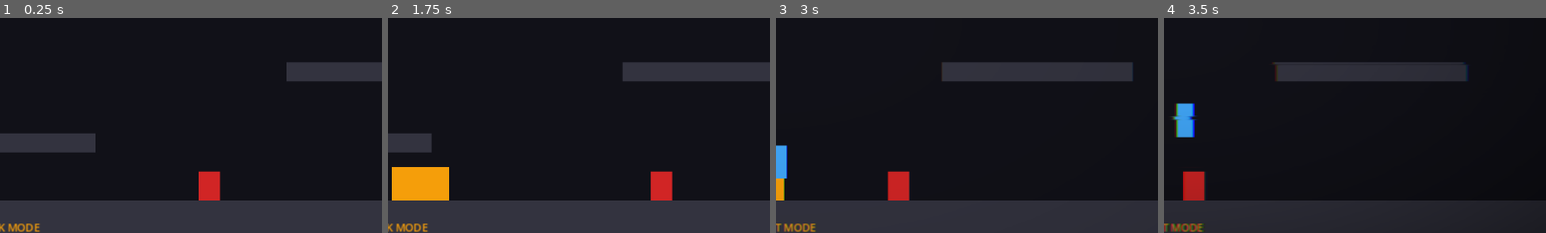
Above: before the commit, frames 1-4 (left to right).
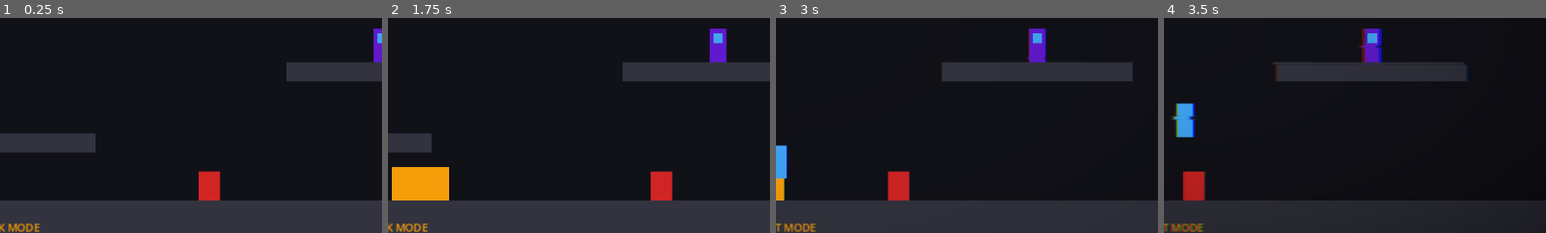
Above: after the commit, the same moments.

Repository: readycheck-studios/steeleternal
Game: Godot game, scene res://scenes/levels/TestRoom.tscn
Same seed, same stepped clock (60 frames per second), same inputs: the game is played once before the commit and once after it.
Inputs (mouse positions are % of the whole screen's width and height, from its top left):
- Up to frame 1 (0.25 s): no input
- Up to frame 2 (1.75 s): move the mouse to (72, 45) at 0.52 s; hold Q (p_utility) 0.53-1.28 s; hold D (p_move_right) from 0.53 s (still down); tap W (p_jump) at 0.77, 0.8, 1.07, 1.35, 1.52 s; move the mouse to (30, 55) at 1.27 s; tap Q (p_utility) at 1.55 s
- Up to frame 3 (3 s): tap W (p_jump) at 1.82, 2.3 s; move the mouse to (60, 28) at 2.02 s; release D (p_move_right) at 2.03 s; press the mouse at (60, 28) at 2.03 s; hold A (p_move_left) 2.03-2.78 s; move the mouse to (45, 70) at 2.77 s; release the mouse at (45, 70) at 2.78 s; hold D (p_move_right) from 2.78 s (still down); tap Space (p_interact) at 2.85 s
- Up to frame 4 (3.5 s): keep holding D (p_move_right); tap W (p_jump) at 3.02, 3.32 s; tap Q (p_utility) at 3.05 s
The pictures show only the part of the screen within x 50-100%, y 49-99%; the shares and areas given below are measured in that part.

The runs differ from the first frame. In frame 1, 0.4% of the frame differs, in the area x 97-100%, y 4-21%; in frame 2, 0.7%; in frame 3, 0.8%; in frame 4, 0.9%, in the area x 51-58%, y 4-22%.

Commit message:
feat: Synaptic Bypass hacking mini-game (Milestone 4)
Implements the full Synaptic Bypass flow:
- hacking_minigame.gd: real-time waveform alignment game rendered in
  world space above Jason. Player tunes Amplitude (W/S), Frequency
  (A/D), Phase (Q/E) to match the target sine wave. 1.5s continuous
  match within 13% avg error = success. Emits hack_succeeded /
  hack_cancelled signals.
- hacking_terminal.gd / HackingTerminal.tscn: violet in-world terminal.
  Adds itself to "hackable" group; starts mini-game as child of Jason on
  interact. Turns green on success.
- player_manager.gd: detects nearby terminals on interact (40px radius),
  locks/unlocks _is_hacking state, cancels active hack on re-press.
- jason.gd: is_hacking flag freezes movement and jump while hacking.
- project.godot: added h_amp_down (S) and h_phase_right (E) input actions.
- TestRoom.tscn: HackingTerminal placed on Platform_B at (640, 198).

Co-Authored-By: Claude Sonnet 4.6 <noreply@anthropic.com>

Diff:
--- a/godot/project.godot
+++ b/godot/project.godot
@@ -4,16 +4,20 @@
 ;
 ; Format:
 ;   [section] ; section goes between []
-;   param=value ; assigned values
+;   param=value ; assign values to parameters
 
 config_version=5
+
+[animation]
+
+compatibility/default_parent_skeleton_in_mesh_instance_3d=true
 
 [application]
 
 config/name="Steel Eternal"
 config/description="A 2D Rogue-Vania. Dual gameplay: N.O.V.A. Tank + Jason Pilot."
 run/main_scene="res://scenes/levels/TestRoom.tscn"
-config/features=PackedStringArray("4.3", "GL Compatibility")
+config/features=PackedStringArray("4.6", "GL Compatibility")
 config/icon="res://icon.svg"
 
 [autoload]
@@ -28,37 +32,53 @@
 window/size/window_width_override=1280
 window/size/window_height_override=720
 window/stretch/mode="canvas_items"
-window/stretch/aspect="keep"
 
 [input]
 
 p_move_left={
 "deadzone": 0.5,
-"events": [Object(InputEventKey,"resource_local_to_scene":fa …(210 unchanged characters)… "location":0,"echo":false,"script":null)]
+"events": [Object(InputEventKey,"resource_local_to_scene":fa …(210 unchanged characters)… "location":0,"echo":false,"script":null)
+]
 }
 p_move_right={
 "deadzone": 0.5,
-"events": [Object(InputEventKey,"resource_local_to_scene":fa …(211 unchanged characters)… "location":0,"echo":false,"script":null)]
+"events": [Object(InputEventKey,"resource_local_to_scene":fa …(211 unchanged characters)… "location":0,"echo":false,"script":null)
+]
 }
 p_jump={
 "deadzone": 0.5,
-"events": [Object(InputEventKey,"resource_local_to_scene":fa …(211 unchanged characters)… "location":0,"echo":false,"script":null)]
+"events": [Object(InputEventKey,"resource_local_to_scene":fa …(211 unchanged characters)… "location":0,"echo":false,"script":null)
+]
 }
 p_interact={
 "deadzone": 0.5,
-"events": [Object(InputEventKey,"resource_local_to_scene":fa …(210 unchanged characters)… "location":0,"echo":false,"script":null)]
+"events": [Object(InputEventKey,"resource_local_to_scene":fa …(210 unchanged characters)… "location":0,"echo":false,"script":null)
+]
 }
 p_attack={
 "deadzone": 0.5,
-"events": [Object(InputEventMouseButton,"resource_local_to_s …(109 unchanged characters)… sed":false,"meta_pressed":false,"button_index":1,"factor":1.0,"pressed":false,"script":null)]
+"events": [Object(InputEventMouseButton,"resource_local_to_s …(109 unchanged characters)… sed":false,"meta_pressed":false,"button_mask":0,"position":Vector2(0, 0),"global_position":Vector2(0, 0),"factor":1.0,"button_index":1,"canceled":false,"pressed":false,"double_click":false,"script":null)
+]
 }
 p_dash={
 "deadzone": 0.5,
-"events": [Object(InputEventKey,"resource_local_to_scene":fa …(214 unchanged characters)… "location":0,"echo":false,"script":null)]
+"events": [Object(InputEventKey,"resource_local_to_scene":fa …(214 unchanged characters)… "location":0,"echo":false,"script":null)
+]
 }
 p_utility={
 "deadzone": 0.5,
-"events": [Object(InputEventKey,"resource_local_to_scene":fa …(211 unchanged characters)… "location":0,"echo":false,"script":null)]
+"events": [Object(InputEventKey,"resource_local_to_scene":fa …(211 unchanged characters)… "location":0,"echo":false,"script":null)
+]
+}
+h_amp_down={
+"deadzone": 0.5,
+"events": [Object(InputEventKey,"resource_local_to_scene":false,"resource_name":"","device":-1,"window_id":0,"alt_pressed":false,"shift_pressed":false,"ctrl_pressed":false,"meta_pressed":false,"pressed":false,"keycode":0,"physical_keycode":83,"key_label":0,"unicode":115,"location":0,"echo":false,"script":null)
+]
+}
+h_phase_right={
+"deadzone": 0.5,
+"events": [Object(InputEventKey,"resource_local_to_scene":false,"resource_name":"","device":-1,"window_id":0,"alt_pressed":false,"shift_pressed":false,"ctrl_pressed":false,"meta_pressed":false,"pressed":false,"keycode":0,"physical_keycode":69,"key_label":0,"unicode":101,"location":0,"echo":false,"script":null)
+]
 }
 
 [layer_names]
--- a/godot/scenes/levels/TestRoom.tscn
+++ b/godot/scenes/levels/TestRoom.tscn
@@ -1,8 +1,9 @@
-[gd_scene load_steps=7 format=3]
+[gd_scene load_steps=8 format=3]
 
 [ext_resource type="PackedScene" path="res://scenes/player/PlayerRoot.tscn" id="1_player"]
 [ext_resource type="PackedScene" path="res://scenes/ui/HUD.tscn" id="2_hud"]
 [ext_resource type="PackedScene" path="res://scenes/enemies/Grunt.tscn" id="3_grunt"]
+[ext_resource type="PackedScene" path="res://scenes/quantum/HackingTerminal.tscn" id="4_terminal"]
 
 [sub_resource type="RectangleShape2D" id="RectangleShape2D_floor"]
 size = Vector2(1920, 32)
@@ -120,3 +121,7 @@
 
 [node name="Grunt_3" parent="." instance=ExtResource("3_grunt")]
 position = Vector2(1300, 300)
+
+; Hacking terminal on Platform_B — disembark Jason and walk right to test the minigame
+[node name="HackingTerminal" parent="." instance=ExtResource("4_terminal")]
+position = Vector2(640, 198)
--- /dev/null
+++ b/godot/scenes/quantum/HackingTerminal.tscn
@@ -0,0 +1,29 @@
+[gd_scene load_steps=4 format=3]
+
+[ext_resource type="Script" path="res://scripts/quantum/hacking_terminal.gd" id="1_terminal"]
+[ext_resource type="PackedScene" path="res://scenes/ui/HackingMinigame.tscn" id="2_minigame"]
+
+[sub_resource type="RectangleShape2D" id="RectangleShape2D_terminal"]
+size = Vector2(14, 28)
+
+[node name="HackingTerminal" type="Node2D"]
+script = ExtResource("1_terminal")
+minigame_scene = ExtResource("2_minigame")
+
+; Violet terminal block — placeholder for a console/panel asset
+[node name="Visual" type="Polygon2D" parent="."]
+polygon = PackedVector2Array(-7, -14, 7, -14, 7, 14, -7, 14)
+color = Color(0.38, 0.10, 0.80, 1.0)
+
+; Small screen detail
+[node name="Screen" type="Polygon2D" parent="."]
+polygon = PackedVector2Array(-4, -10, 4, -10, 4, -2, -4, -2)
+color = Color(0.20, 0.88, 1.00, 0.70)
+
+; Interact prompt — shown when Jason is in range
+[node name="PromptLabel" type="Label" parent="."]
+position = Vector2(-20, -28)
+text = "[SPACE]"
+theme_override_font_sizes/font_size = 7
+theme_override_colors/font_color = Color(0.961, 0.620, 0.043, 1.0)
+visible = false
--- /dev/null
+++ b/godot/scenes/ui/HackingMinigame.tscn
@@ -0,0 +1,6 @@
+[gd_scene load_steps=2 format=3]
+
+[ext_resource type="Script" path="res://scripts/ui/hacking_minigame.gd" id="1_hack"]
+
+[node name="HackingMinigame" type="Node2D"]
+script = ExtResource("1_hack")
--- a/godot/scripts/player/jason.gd
+++ b/godot/scripts/player/jason.gd
@@ -14,6 +14,7 @@
 const MAX_HP: float = 30.0
 
 var hp: float = MAX_HP
+var is_hacking: bool = false
 
 var _coyote_timer: float = 0.0
 var _jump_buffer_timer: float = 0.0
@@ -57,11 +58,16 @@
 
 
 func _handle_movement() -> void:
+	if is_hacking:
+		velocity.x = 0.0
+		return
 	var dir := Input.get_axis("p_move_left", "p_move_right")
 	velocity.x = dir * MOVE_SPEED
 
 
 func _handle_jump() -> void:
+	if is_hacking:
+		return
 	var can_jump := is_on_floor() or _coyote_timer > 0.0
 	if _jump_buffer_timer > 0.0 and can_jump:
 		velocity.y = JUMP_VELOCITY
--- a/godot/scripts/player/player_manager.gd
+++ b/godot/scripts/player/player_manager.gd
@@ -13,6 +13,7 @@
 
 var active_pawn: Pawn = Pawn.NOVA
 var _run_over: bool = false
+var _is_hacking: bool = false
 var _shake_intensity: float = 0.0
 
 const SHAKE_DECAY: float = 10.0
@@ -28,6 +29,9 @@
 	Events.on_tank_stalled.connect(_on_tank_stalled)
 	Events.on_run_ended.connect(_on_run_ended)
 	Events.on_screen_shake.connect(_on_screen_shake)
+	Events.on_hack_started.connect(func(_d): _is_hacking = true; jason.is_hacking = true)
+	Events.on_hack_completed.connect(func(): _is_hacking = false; jason.is_hacking = false)
+	Events.on_hack_failed.connect(func(): _is_hacking = false; jason.is_hacking = false)
 	# Deferred so all enemy _ready() calls finish connecting before this fires.
 	call_deferred("_emit_initial_pawn")
 
@@ -71,12 +75,32 @@
 			# Disembark: always allowed
 			_swap_to(Pawn.JASON)
 		Pawn.JASON:
+			# Cancel active hack
+			if _is_hacking:
+				var mg := jason.get_node_or_null("HackingMinigame")
+				if mg and mg.has_method("cancel"):
+					mg.cancel()
+				return
+			# Start hack if near a terminal
+			var terminal := _find_nearby_terminal()
+			if terminal:
+				terminal.start_hack(jason)
+				return
+			# Remount / restart N.O.V.A.
 			if jason.global_position.distance_to(nova.global_position) <= MOUNT_RADIUS:
 				if nova.is_stalled:
-					# Simplified restart — Quick-Fix rhythm mini-game comes later.
 					_emergency_restart_nova()
 				else:
 					_swap_to(Pawn.NOVA)
+
+
+func _find_nearby_terminal() -> Node:
+	const TERMINAL_RADIUS: float = 40.0
+	for terminal in get_tree().get_nodes_in_group("hackable"):
+		if not terminal.is_hacked and \
+		   jason.global_position.distance_to(terminal.global_position) <= TERMINAL_RADIUS:
+			return terminal
+	return null
 
 
 func _swap_to(target: Pawn) -> void:
--- /dev/null
+++ b/godot/scripts/quantum/hacking_terminal.gd
@@ -0,0 +1,55 @@
+# hacking_terminal.gd
+# An in-world terminal Jason can hack. Starts the Synaptic Bypass mini-game.
+# Add to group "hackable" so player_manager can detect it via scene tree query.
+extends Node2D
+
+@export var difficulty: int = 1
+@export var target_amplitude: float = 0.70
+@export var target_frequency: float = 2.50
+@export var target_phase: float = 1.00
+@export var minigame_scene: PackedScene = null
+
+var is_hacked: bool = false
+
+@onready var visual: Polygon2D = $Visual
+@onready var prompt_label: Label = $PromptLabel
+
+const HACKED_COLOR   := Color(0.20, 1.00, 0.40, 1.0)
+const UNHACKED_COLOR := Color(0.38, 0.10, 0.80, 1.0)
+
+
+func _ready() -> void:
+	add_to_group("hackable")
+	prompt_label.visible = false
+
+
+func show_prompt(visible_flag: bool) -> void:
+	prompt_label.visible = visible_flag and not is_hacked
+
+
+func start_hack(jason_node: Node2D) -> void:
+	if is_hacked or minigame_scene == null:
+		return
+
+	Events.on_hack_started.emit(difficulty)
+
+	var mg: Node2D = minigame_scene.instantiate()
+	jason_node.add_child(mg)
+	mg.position = Vector2(0, -88)
+	mg.setup(target_amplitude, target_frequency, target_phase)
+	mg.hack_succeeded.connect(_on_hack_succeeded)
+	mg.hack_cancelled.connect(_on_hack_cancelled)
+
+	prompt_label.visible = false
+
+
+func _on_hack_succeeded() -> void:
+	is_hacked = true
+	visual.color = HACKED_COLOR
+	Events.on_hack_completed.emit()
+	# TODO: trigger whatever this terminal unlocks (door, Quantum Core, etc.)
+
+
+func _on_hack_cancelled() -> void:
+	Events.on_hack_failed.emit()
+	show_prompt(true)
--- /dev/null
+++ b/godot/scripts/ui/hacking_minigame.gd
@@ -0,0 +1,146 @@
+# hacking_minigame.gd
+# Synaptic Bypass waveform mini-game. Rendered as a Node2D in world space
+# positioned above Jason — fully diegetic, world keeps running.
+#
+# Player tunes Amplitude (W/S), Frequency (A/D), Phase (Q/E) to match the
+# target sine wave. Success = average waveform error < MATCH_TOLERANCE for
+# SUCCESS_DURATION consecutive seconds.
+extends Node2D
+
+const DISPLAY_W: float = 140.0
+const DISPLAY_H: float = 60.0
+const WAVE_SAMPLES: int = 60
+
+const AMP_SPEED: float = 0.55
+const FREQ_SPEED: float = 1.8
+const PHASE_SPEED: float = 2.0
+
+const MATCH_TOLERANCE: float = 0.13  # Average normalised error threshold
+const SUCCESS_DURATION: float = 1.5
+
+# Colors
+const C_BG        := Color(0.04, 0.04, 0.09, 0.92)
+const C_BORDER    := Color(0.38, 0.15, 0.75, 0.85)
+const C_TARGET    := Color(0.961, 0.620, 0.043, 0.55)
+const C_PLAYER    := Color(0.20, 0.88, 1.00, 1.00)
+const C_MATCH_OK  := Color(0.20, 1.00, 0.40, 0.90)
+const C_MATCH_BAD := Color(0.75, 0.15, 0.15, 0.70)
+const C_TEXT      := Color(0.961, 0.620, 0.043, 0.80)
+
+var target_amplitude: float = 0.70
+var target_frequency: float = 2.50
+var target_phase: float = 1.00
+
+var player_amplitude: float = 0.30
+var player_frequency: float = 1.00
+var player_phase: float = 0.00
+
+var match_timer: float = 0.00
+var is_active: bool = false
+
+signal hack_succeeded
+signal hack_cancelled
+
+
+func setup(t_amp: float, t_freq: float, t_phase: float) -> void:
+	target_amplitude = t_amp
+	target_frequency = t_freq
+	target_phase = t_phase
+	is_active = true
+
+
+func cancel() -> void:
+	is_active = false
+	hack_cancelled.emit()
+	queue_free()
+
+
+func _process(delta: float) -> void:
+	if not is_active:
+		return
+	_handle_input(delta)
+	_check_match(delta)
+	queue_redraw()
+
+
+func _handle_input(delta: float) -> void:
+	# Amplitude — W up, S down
+	if Input.is_action_pressed("p_jump"):
+		player_amplitude = clampf(player_amplitude + AMP_SPEED * delta, 0.10, 1.00)
+	if Input.is_action_pressed("h_amp_down"):
+		player_amplitude = clampf(player_amplitude - AMP_SPEED * delta, 0.10, 1.00)
+
+	# Frequency — D up, A down
+	var freq_dir := Input.get_axis("p_move_left", "p_move_right")
+	player_frequency = clampf(player_frequency + freq_dir * FREQ_SPEED * delta, 0.50, 5.00)
+
+	# Phase shift — Q left, E right
+	if Input.is_action_pressed("p_utility"):
+		player_phase -= PHASE_SPEED * delta
+	if Input.is_action_pressed("h_phase_right"):
+		player_phase += PHASE_SPEED * delta
+
+
+func _check_match(delta: float) -> void:
+	var error := _compute_wave_error()
+	if error <= MATCH_TOLERANCE:
+		match_timer += delta
+		if match_timer >= SUCCESS_DURATION:
+			is_active = false
+			hack_succeeded.emit()
+			queue_free()
+	else:
+		match_timer = maxf(match_timer - delta * 0.5, 0.0)  # Decay slowly on mismatch
+
+
+func _compute_wave_error() -> float:
+	var total: float = 0.0
+	for i in WAVE_SAMPLES:
+		var t := float(i) / WAVE_SAMPLES
+		var ty := target_amplitude * sin(target_frequency * t * TAU + target_phase)
+		var py := player_amplitude * sin(player_frequency * t * TAU + player_phase)
+		total += absf(ty - py)
+	# Normalise: max possible error per sample is 2.0 (amps cancel perfectly wrong)
+	return (total / WAVE_SAMPLES) / 2.0
+
+
+func _draw() -> void:
+	var hw := DISPLAY_W * 0.5
+	var hh := DISPLAY_H * 0.5
+
+	# Background
+	draw_rect(Rect2(-hw, -hh, DISPLAY_W, DISPLAY_H), C_BG)
+	draw_rect(Rect2(-hw, -hh, DISPLAY_W, DISPLAY_H), C_BORDER, false, 1.0)
+
+	# Centre line
+	draw_line(Vector2(-hw, 0), Vector2(hw, 0), Color(0.3, 0.3, 0.4, 0.4), 0.5)
+
+	# Waves
+	_draw_sine_wave(target_amplitude, target_frequency, target_phase, C_TARGET, 1.2)
+	_draw_sine_wave(player_amplitude, player_frequency, player_phase, C_PLAYER, 1.8)
+
+	# Match progress bar
+	var error := _compute_wave_error()
+	var bar_color := C_MATCH_OK if error <= MATCH_TOLERANCE else C_MATCH_BAD
+	var bar_w := DISPLAY_W * clampf(match_timer / SUCCESS_DURATION, 0.0, 1.0)
+	draw_rect(Rect2(-hw, hh - 5, DISPLAY_W, 5), Color(0.1, 0.1, 0.15, 0.8))
+	if bar_w > 0.0:
+		draw_rect(Rect2(-hw, hh - 5, bar_w, 5), bar_color)
+
+	# Control hint (below panel)
+	draw_string(ThemeDB.fallback_font,
+		Vector2(-hw, hh + 12),
+		"W/S:AMP   A/D:FREQ   Q/E:PHASE",
+		HORIZONTAL_ALIGNMENT_LEFT, DISPLAY_W, 8, C_TEXT)
+
+
+func _draw_sine_wave(amp: float, freq: float, phase: float, color: Color, width: float) -> void:
+	var pts := PackedVector2Array()
+	var hw := DISPLAY_W * 0.5
+	var wave_scale := DISPLAY_H * 0.38
+	for i in WAVE_SAMPLES + 1:
+		var t := float(i) / WAVE_SAMPLES
+		var x := (t - 0.5) * DISPLAY_W
+		var y := -amp * wave_scale * sin(freq * t * TAU + phase)
+		pts.append(Vector2(x, y))
+	draw_polyline(pts, color, width, true)
